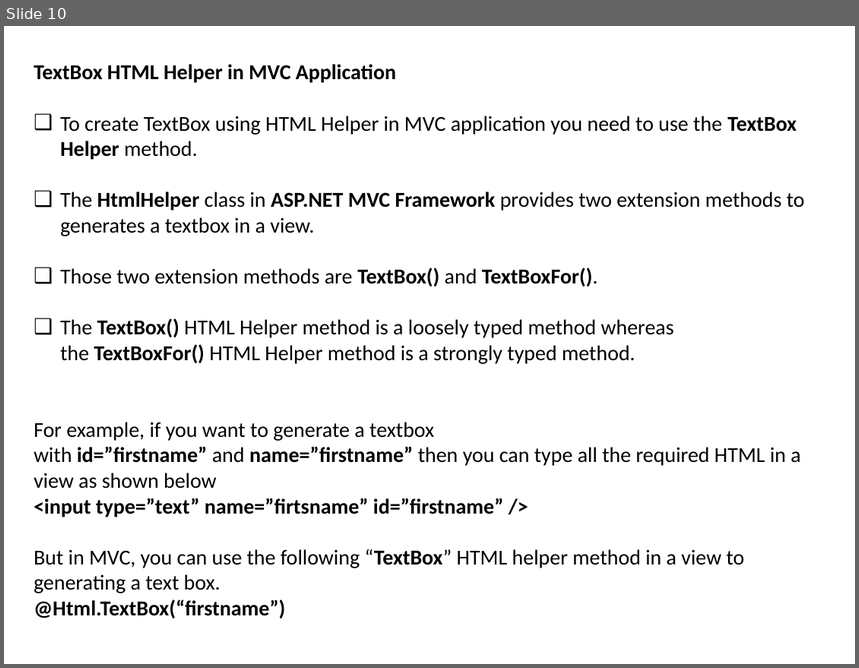
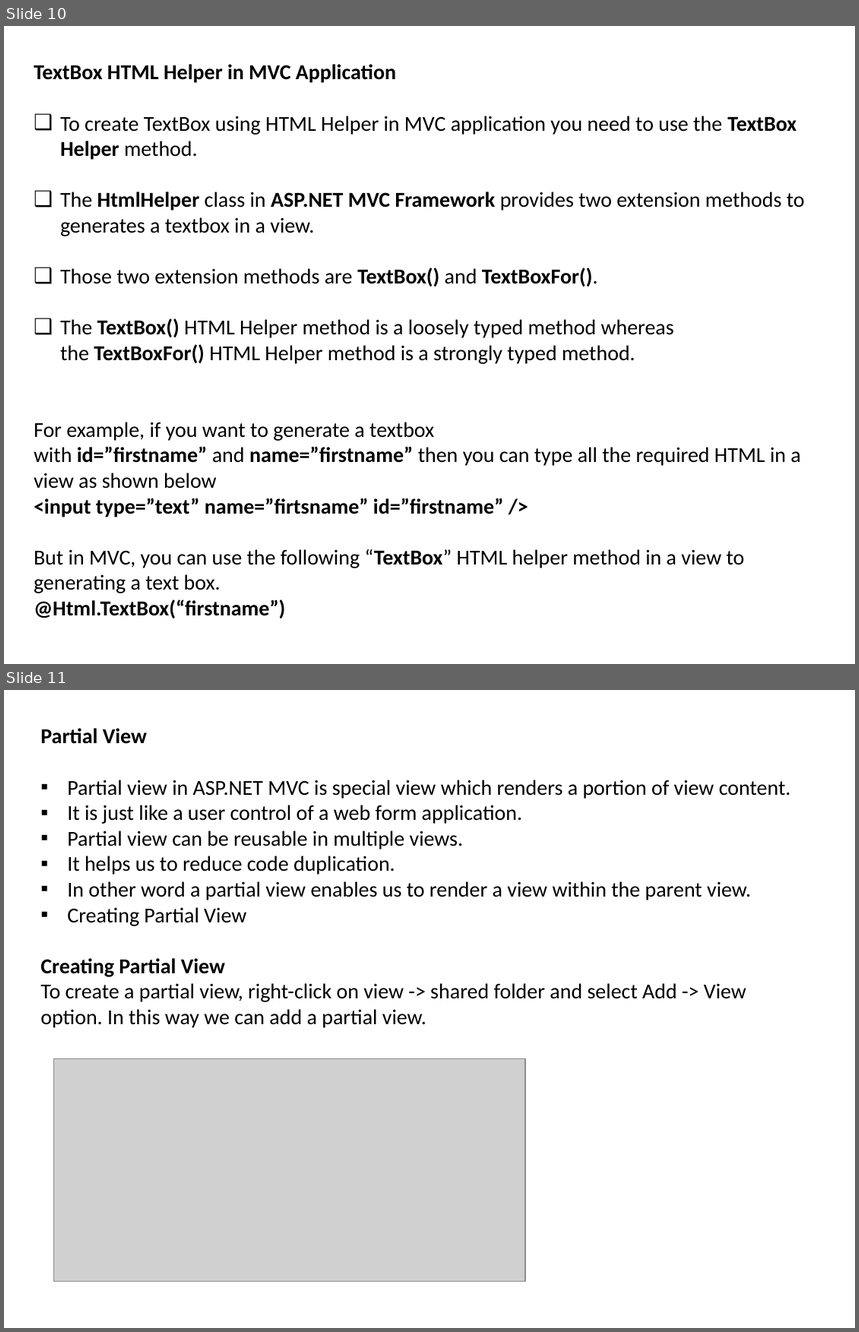
Before and after one commit to Patwaris/DotNetFullStack, a slide deck: MVC/MVC_PPT.pptx. Shown one above the other, each under a label of ours: slide 10 before the commit, slides 10 and 11 after it. The pictures are 859x668 and 859x1332 pixels, drawn with LibreOffice and Linux fonts; fonts in the diff are those of the drawing; grey boxes stand for pictures. Boxes give left, top, right and bottom in pixels: in the first picture for what was removed or moved away, otherwise in the second. Text is boxed around its words. In the diff, an @@ line names an element or a change of style, - is before the commit and + after.

```diff
--- a/MVC/MVC_PPT.pptx
+++ b/MVC/MVC_PPT.pptx
@@ slide 11 added at [4,690,855,1328], background #FFFFFF @@
@@ text added at [40,728,791,1028], 18 pt, text #000000 @@
+Partial View
+▪ Partial view in ASP.NET MVC is special view which renders a portion of view content.
+▪ It is just like a user control of a web form application.
+▪ Partial view can be reusable in multiple views.
+▪ It helps us to reduce code duplication.
+▪ In other word a partial view enables us to render a view within the parent view.
+▪ Creating Partial View
+Creating Partial View
+To create a partial view, right-click on view -> shared folder and select Add -> View option. In this way we can add a partial view.
@@ picture added at [53,1059,525,1281] @@
```
Also in this commit, not shown: 1 other slide added, 6 other files.
